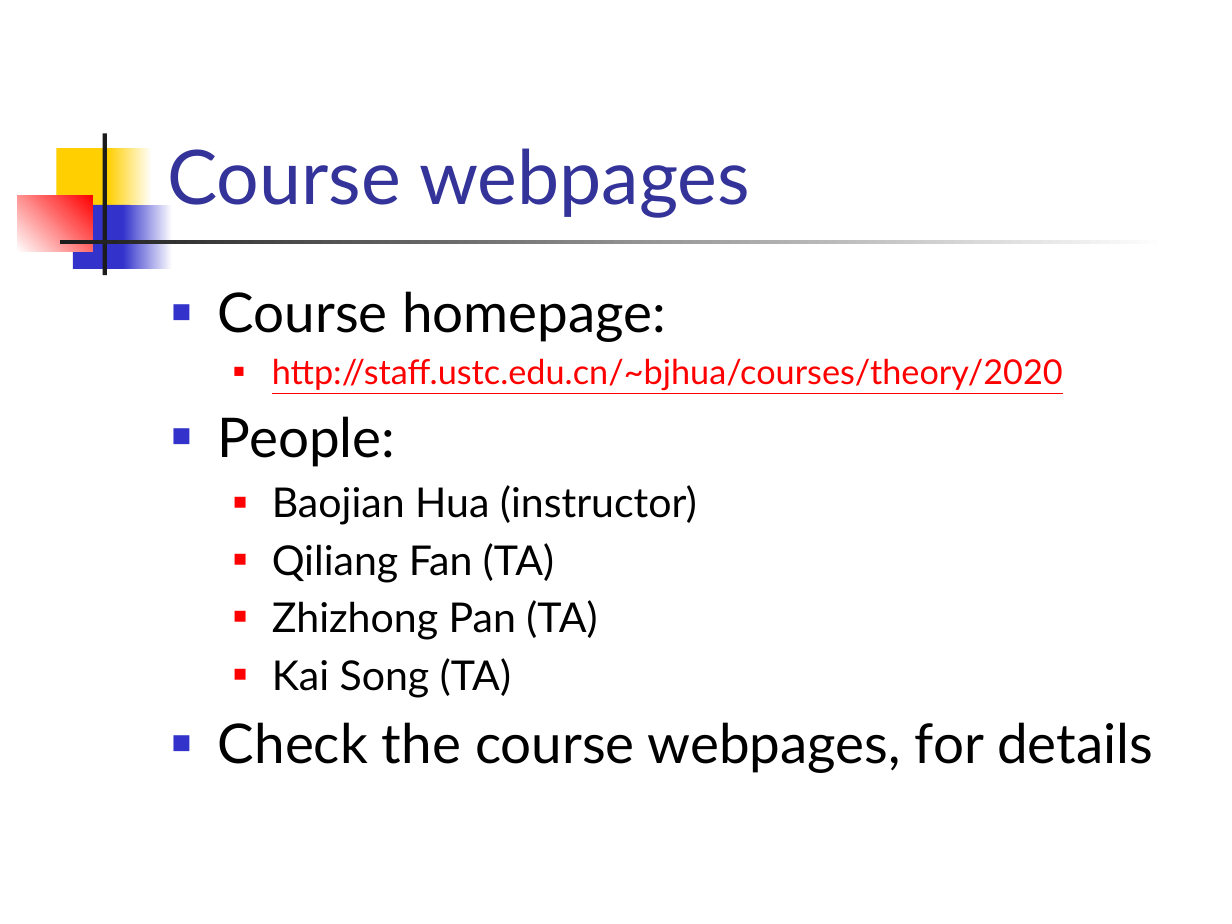
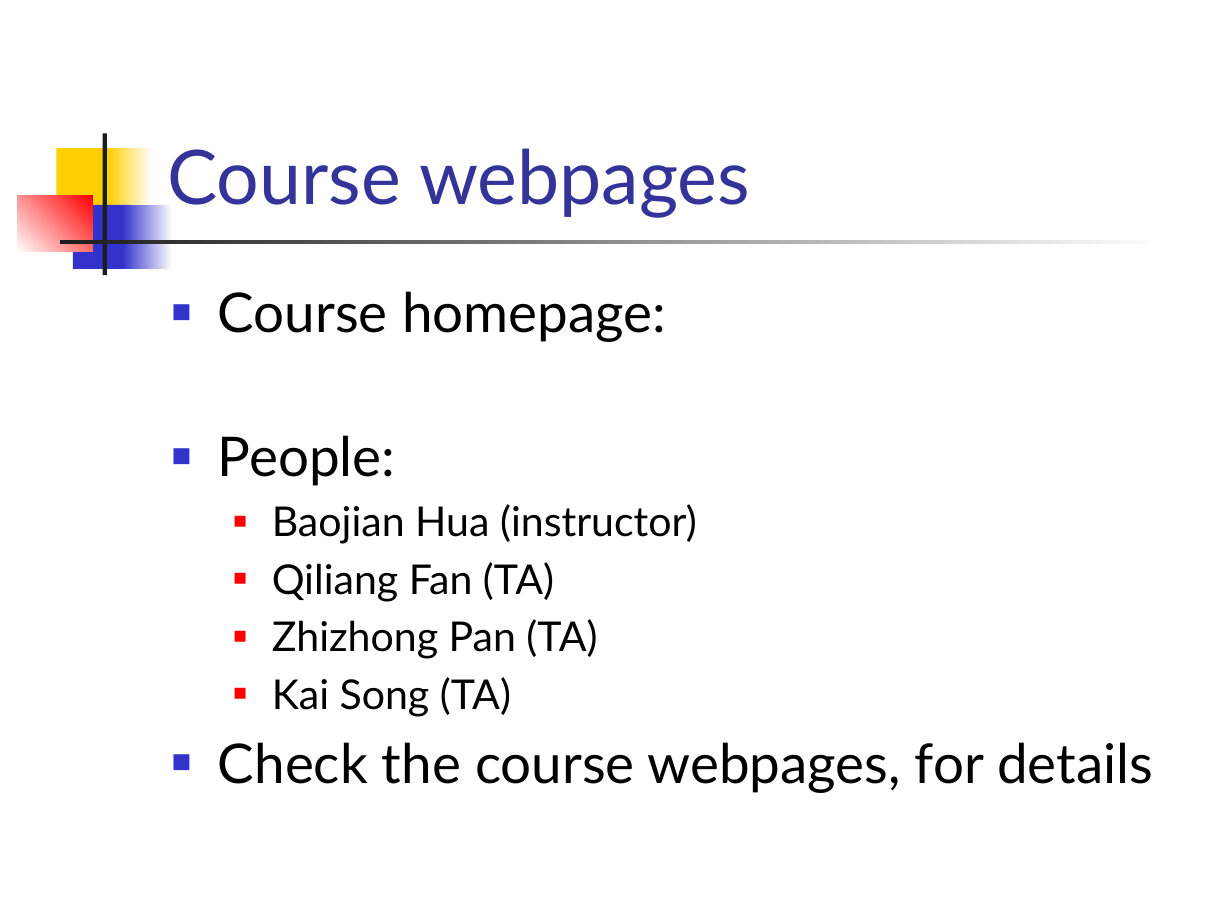
Before and after one commit to MingStudentSE/ustcse_courses, a slide deck: slide 10 of 形式化方法/01/lec01-overview.pptx. Drawn at 1232x924 pixels with LibreOffice and Linux fonts; fonts in the diff are those of the drawing. Boxes give left, top, right and bottom in pixels: in the first picture for what was removed or moved away, otherwise in the second. Text is boxed around its words. In the diff, an @@ line names an element or a change of style, - is before the commit and + after.

Commit message:
形式化方法课件

```diff
--- a/形式化方法/01/lec01-overview.pptx
+++ b/形式化方法/01/lec01-overview.pptx
@@ text at [272, 358, 1063, 391]: paragraph removed @@
-  ■ http://staff.ustc.edu.cn/~bjhua/courses/theory/2020
```
